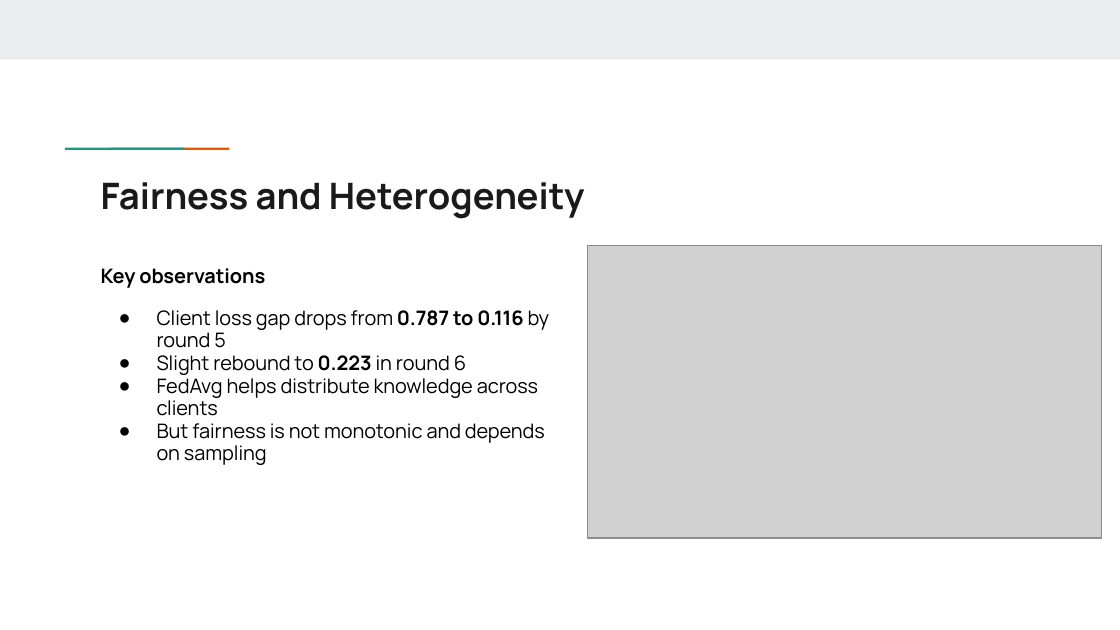
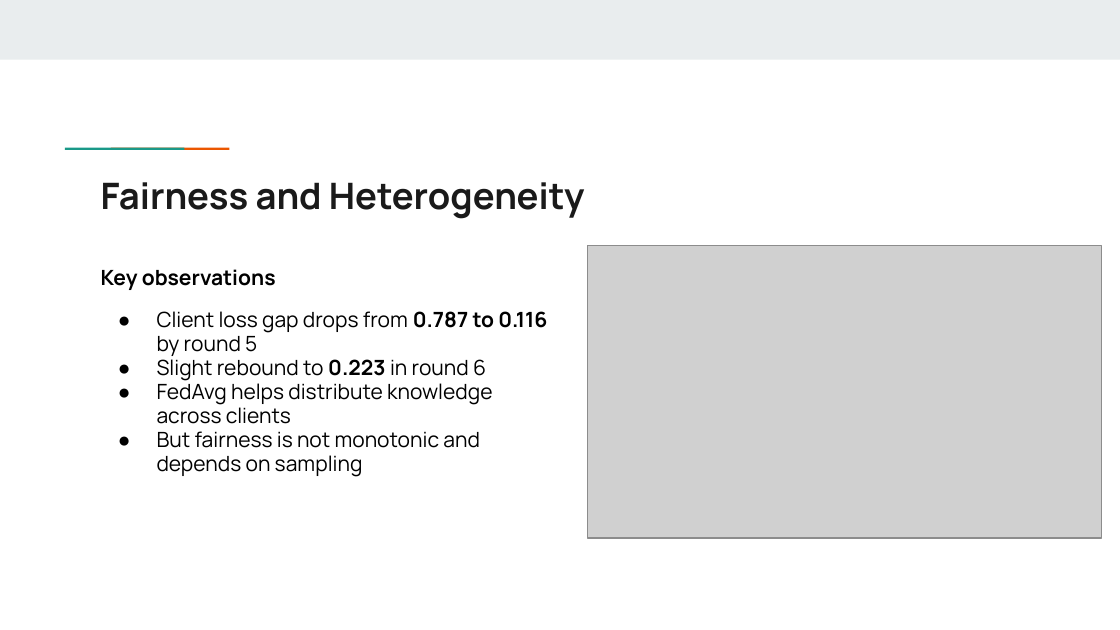
Before and after one commit to krish-patel1003/TDC-project, a slide deck: slide 14 of Team_16_PaperRex_Presentation.pptx. Drawn at 1120x630 pixels with LibreOffice and Linux fonts; fonts in the diff are those of the drawing; grey boxes stand for pictures. Boxes give left, top, right and bottom in pixels: in the first picture for what was removed or moved away, otherwise in the second. Text is boxed around its words. In the diff, an @@ line names an element or a change of style, - is before the commit and + after.

```diff
--- a/Team_16_PaperRex_Presentation.pptx
+++ b/Team_16_PaperRex_Presentation.pptx
@@ text "Key observations" at [101, 269, 547, 477]: size 12.8 to 13.6 pt @@
```
Also in this commit, not shown: 10 other slides changed, 1 other file.
